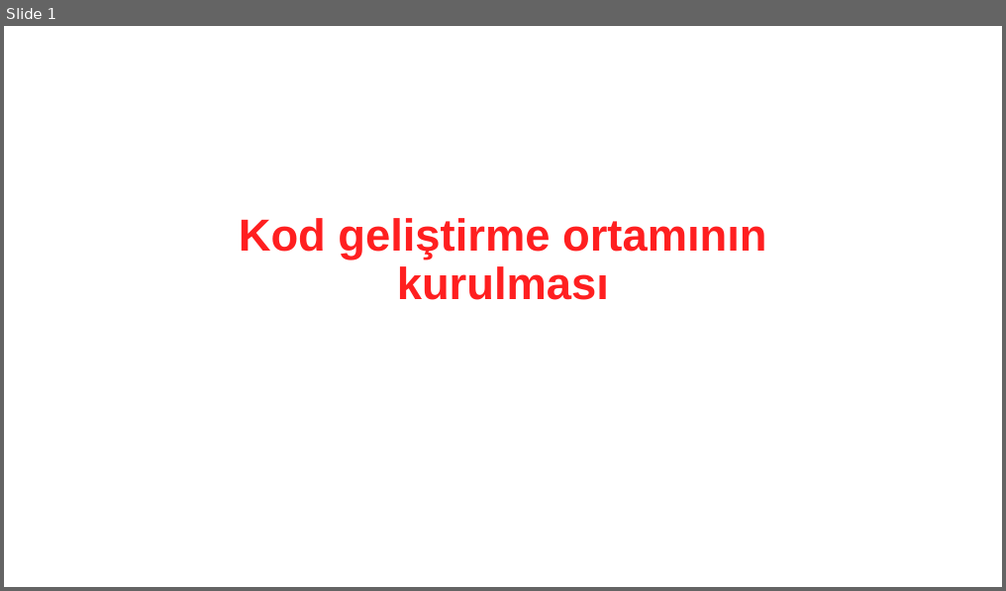
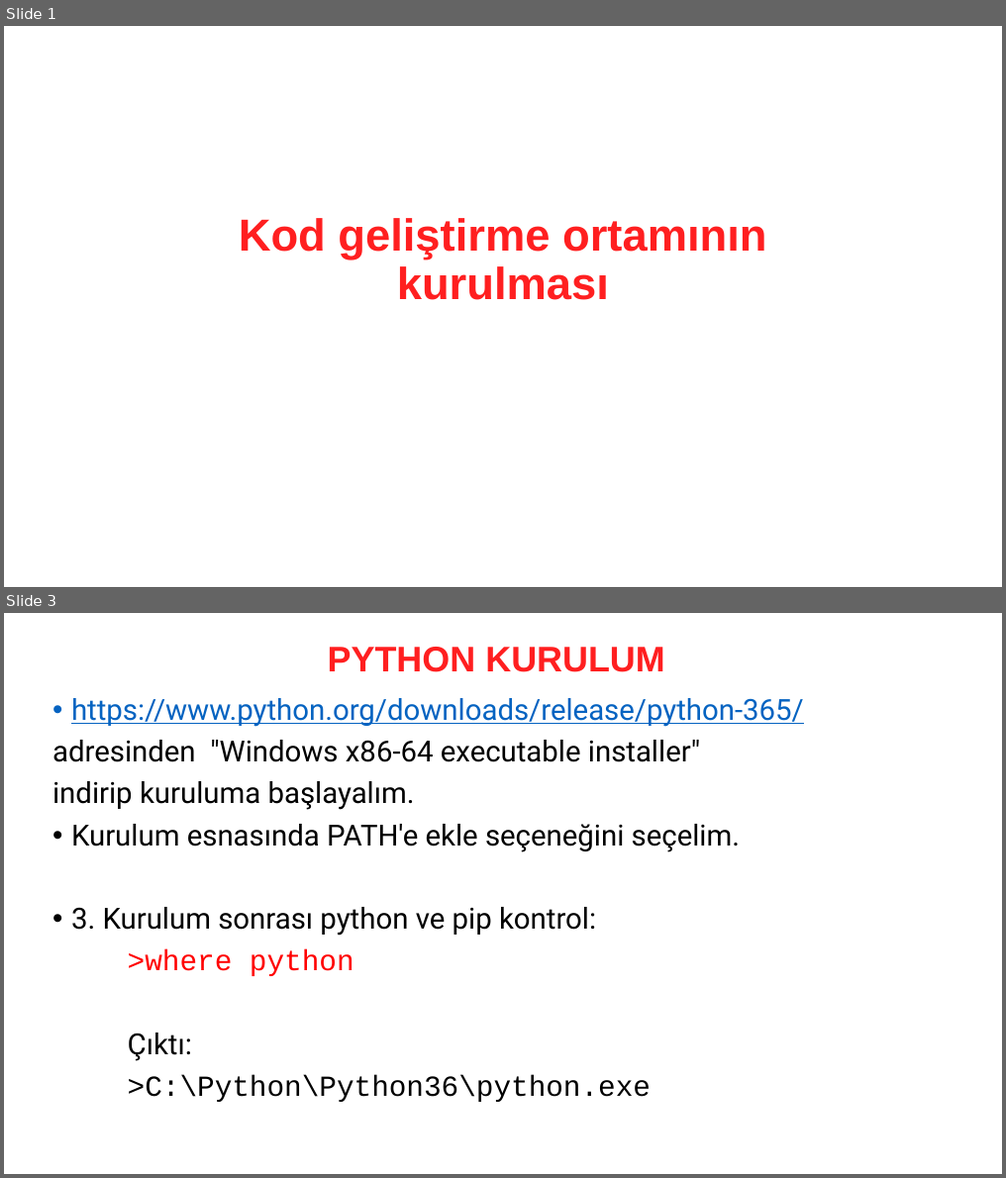
Before and after one commit to MustafaErenSonkaya/machine-learning-with-python-101, a slide deck: presentations/07. Kod geliştirme ortamının kurulması.pptx. Shown one above the other, each under a label of ours: slide 1 before the commit, slides 1 and 3 after it; the slides between them are not shown. The pictures are 1006x591 and 1006x1178 pixels, drawn with LibreOffice and Linux fonts; fonts in the diff are those of the drawing. Boxes give left, top, right and bottom in pixels: in the first picture for what was removed or moved away, otherwise in the second. Text is boxed around its words. In the diff, an @@ line names an element or a change of style, - is before the commit and + after.

```diff
--- a/presentations/07. Kod geliştirme ortamının kurulması.pptx
+++ b/presentations/07. Kod geliştirme ortamının kurulması.pptx
@@ slide 3 added at (4, 613, 1002, 1174), background #FFFFFF @@
@@ title added at (328, 647, 665, 672), 34.2 pt, text #FF1F20, bold @@
+PYTHON KURULUM
@@ text added at (53, 698, 804, 1102), 28 pt, text #000000 @@
+• https://www.python.org/downloads/release/python-365/
+adresinden "Windows x86-64 executable installer"
+indirip kuruluma başlayalım.
+• Kurulum esnasında PATH'e ekle seçeneğini seçelim.
+• 3. Kurulum sonrası python ve pip kontrol:
+>where python
+Çıktı:
+>C:\Python\Python36\python.exe
```
Also in this commit, not shown: 1 slide changed, 9 other slides added, 52 other files.
